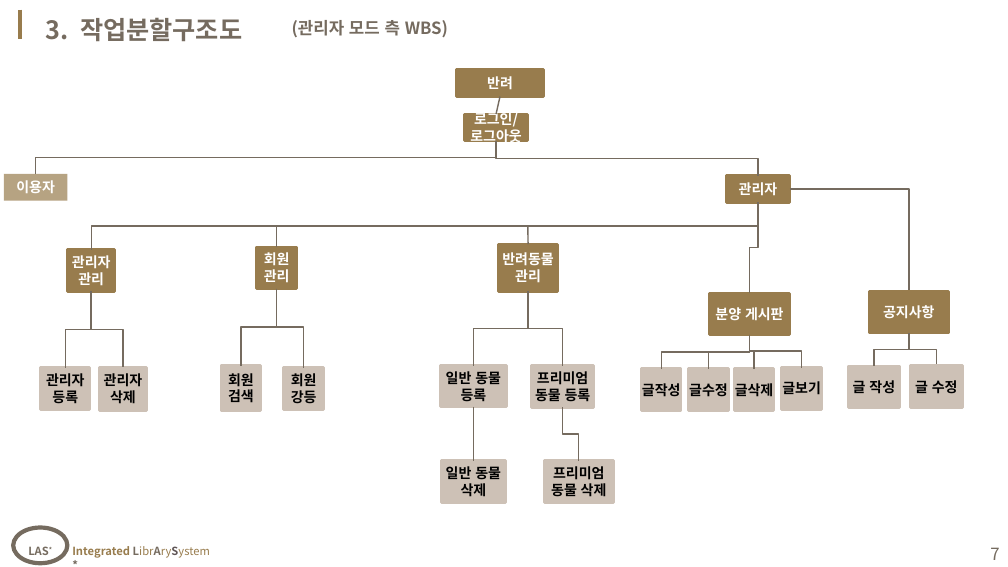
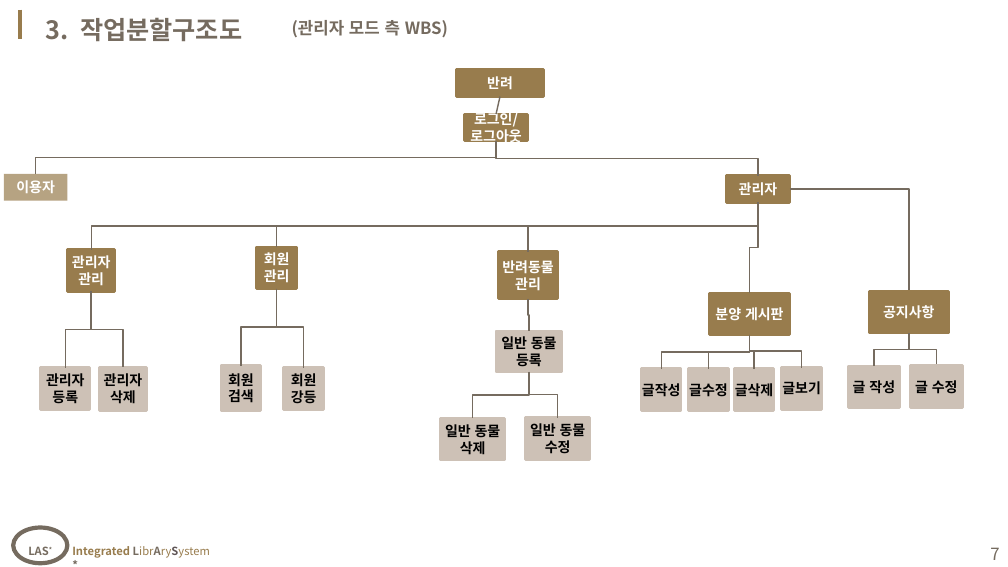
Before and after one commit to ChoiDV/learning, a slide deck: slide 7 of solo project/07_1'st Project/Choijinyoung-project-ppt.pptx. Drawn at 1008x567 pixels with LibreOffice and Linux fonts; fonts in the diff are those of the drawing; background and template pictures are left out. Boxes give left, top, right and bottom in pixels: in the first picture for what was removed or moved away, otherwise in the second. Text is boxed around its words. In the diff, an @@ line names an element or a change of style, - is before the commit and + after.

```diff
--- a/solo project/07_1'st Project/Choijinyoung-project-ppt.pptx
+++ b/solo project/07_1'st Project/Choijinyoung-project-ppt.pptx
@@ line moved from (528, 244) - (528, 226) to (528, 252) - (528, 226) @@
@@ rectangle "반려동물관리": place and size @@
-rectangle "반려동물관리" at [499, 244, 558, 291]
+rectangle "반려동물관리" at [499, 252, 558, 299]
@@ elbow line moved from (528, 291) - (474, 366) to (528, 299) - (529, 331) @@
@@ elbow line removed from (528, 291) to (562, 366) @@
@@ rectangle "일반 동물 등록": place and size @@
-rectangle "일반 동물 등록" at [440, 366, 506, 407]
+rectangle "일반 동물 등록" at [496, 331, 561, 372]
@@ elbow line moved from (474, 406) - (474, 461) to (529, 372) - (473, 418) @@
@@ elbow line moved from (562, 407) - (579, 461) to (529, 372) - (557, 417) @@
@@ rectangle removed at [531, 366, 594, 407] @@
-프리미엄 동물 등록
@@ rectangle "일반 동물 삭제": place and size @@
-rectangle "일반 동물 삭제" at [442, 461, 506, 502]
+rectangle "일반 동물 삭제" at [440, 418, 505, 460]
@@ rectangle added at [525, 417, 590, 459], fill #CDC1B6, outline #CDC1B6 2 pt, 10 pt, text #000000, bold @@
+일반 동물 수정
@@ rectangle removed at [544, 461, 613, 502] @@
-프리미엄 동물 삭제
```
Also in this commit, not shown: 6 other slides changed, 1 slide added, 44 other files.
